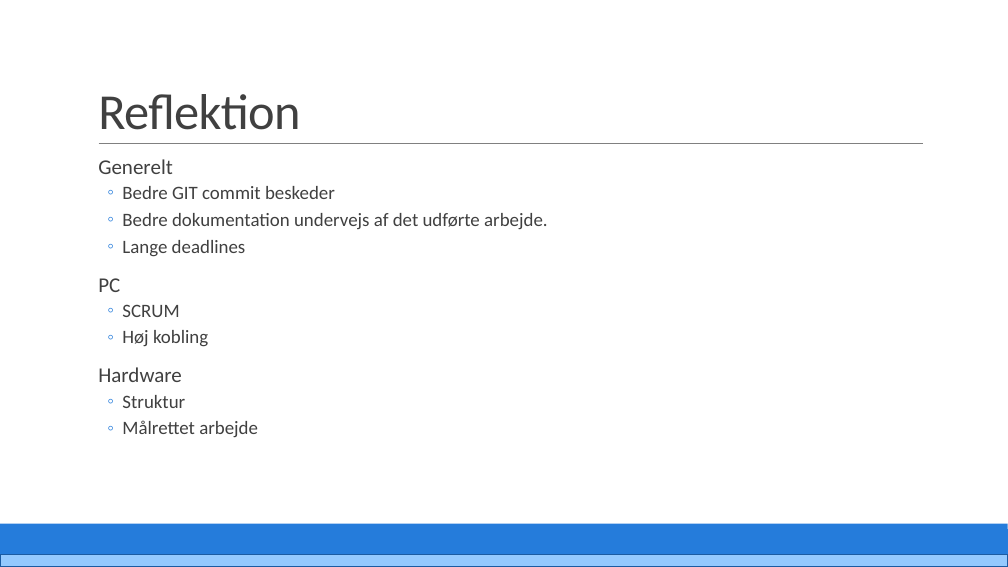
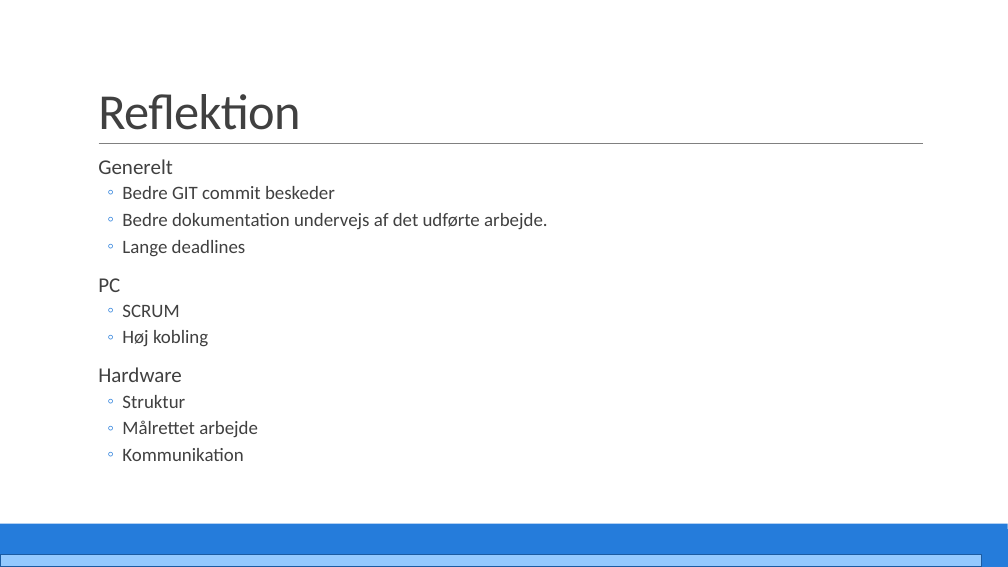
Before and after one commit to PRJ2GR15/Rapport, a slide deck: slide 37 of Fremlæggelse/Fremlæggelse.pptm. Drawn at 1008x567 pixels with LibreOffice and Linux fonts; fonts in the diff are those of the drawing. Boxes give left, top, right and bottom in pixels: in the first picture for what was removed or moved away, otherwise in the second. Text is boxed around its words. In the diff, an @@ line names an element or a change of style, - is before the commit and + after.

```diff
--- a/Fremlæggelse/Fremlæggelse.pptm
+++ b/Fremlæggelse/Fremlæggelse.pptm
@@ text at (x1=122, y1=448, x2=243, y2=461): paragraph added @@
+  ◦ Kommunikation
@@ rectangle resized from (x1=0, y1=554, x2=1008, y2=567) to (x1=0, y1=554, x2=982, y2=567) @@
```
Also in this commit, not shown: 36 other slides changed, 1 slide added, 1 slide removed, 1 other file.
